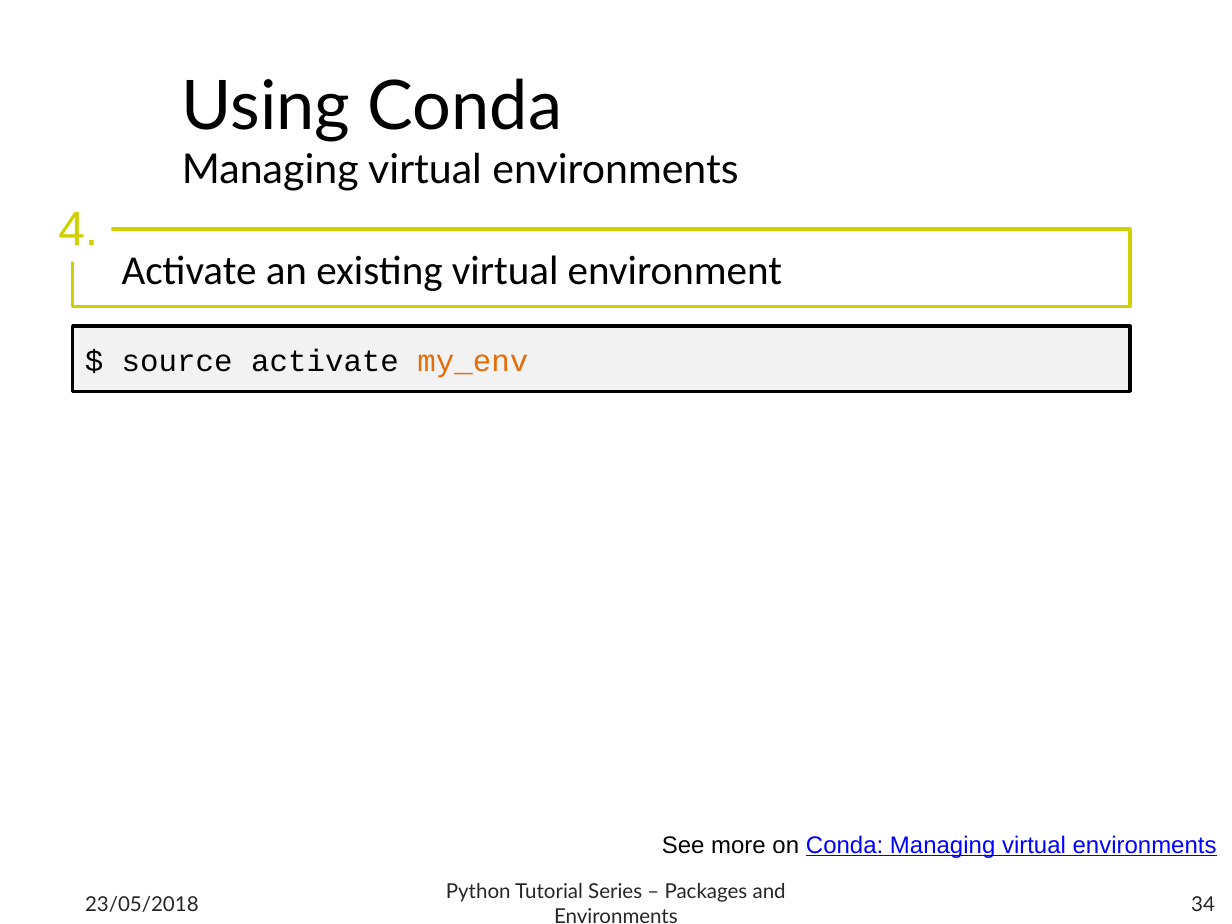
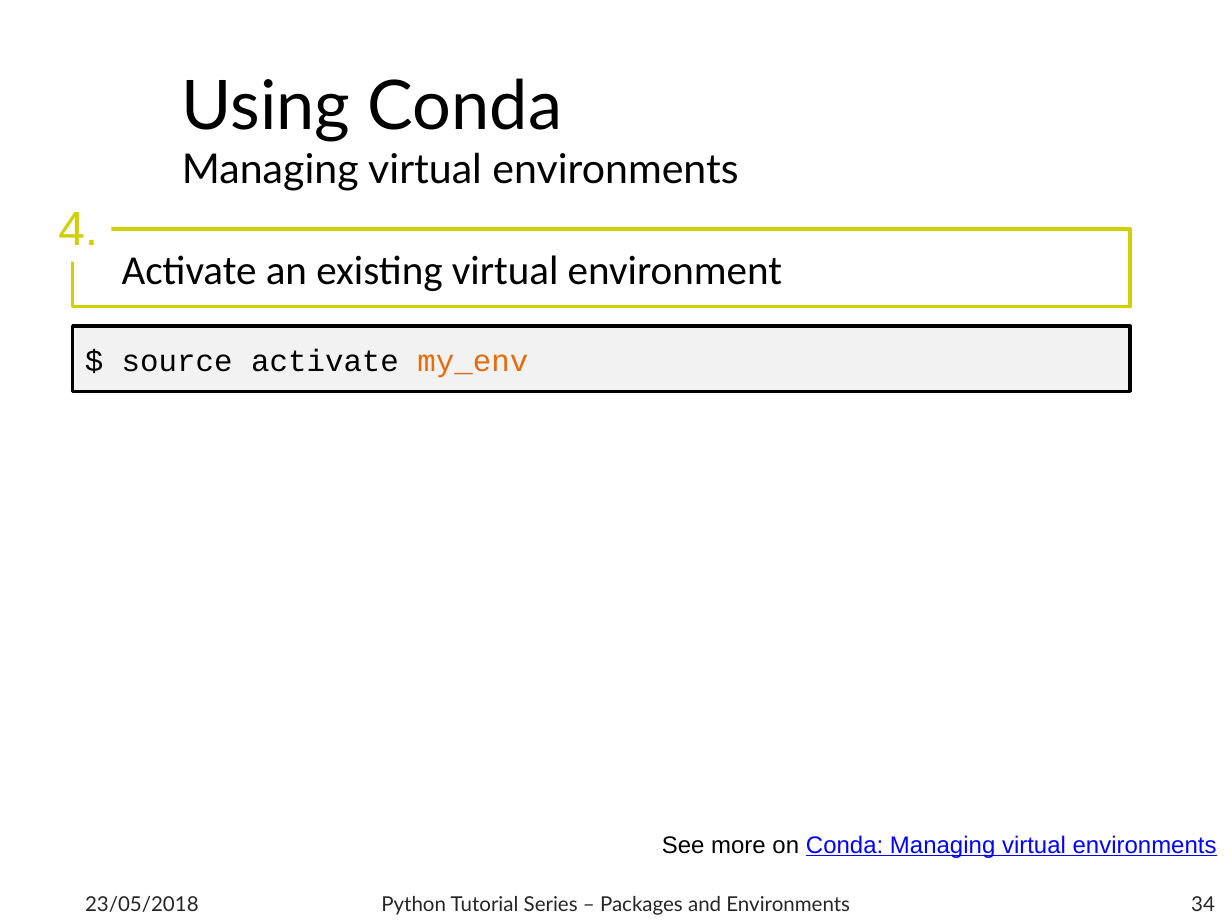
Before and after one commit to b1quint/Python-Tutorial-Series, a slide deck: slide 34 of Presentations/Python Tutorial Series - Packages and Virtual Envs.pptx. Drawn at 1232x924 pixels with LibreOffice and Linux fonts; fonts in the diff are those of the drawing; background and template pictures are left out. Boxes give left, top, right and bottom in pixels: in the first picture for what was removed or moved away, otherwise in the second. Text is boxed around its words. In the diff, an @@ line names an element or a change of style, - is before the commit and + after.

```diff
--- a/Presentations/Python Tutorial Series - Packages and Virtual Envs.pptx
+++ b/Presentations/Python Tutorial Series - Packages and Virtual Envs.pptx
@@ text "Python Tutorial Series – Packages ..." rewrapped from (x1=446, y1=883, x2=786, y2=923) to (x1=381, y1=896, x2=850, y2=915) @@
```
Also in this commit, not shown: 24 other slides changed, 1 other file.
